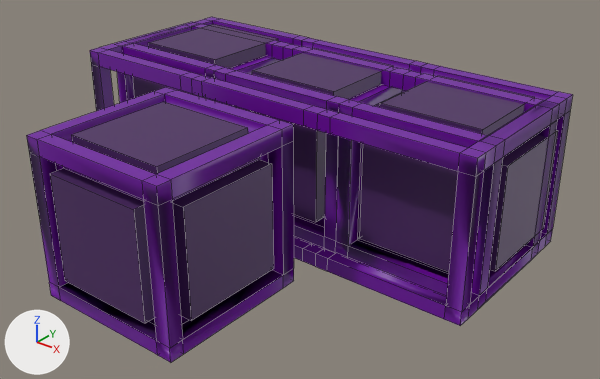
An edit to the FBX model Assets/Models/Environmental Art/3D_Models/Fall_Filled.fbx, drawn before and after from the same camera.
Rendered twice from a 50 mm camera at (3.78, -5.0, 2.57) aimed at (0.31, -0.67, -0.12). Arrows for +X, +Y and +Z are at lower left; the lights stay in place. Mesh edges are drawn as thin lines. Where no turn or scale is listed for an object, it has been applied to the vertices.

In view in the first picture: '1', '1.002', '1.003', '1.004', '2', '3', '4'.
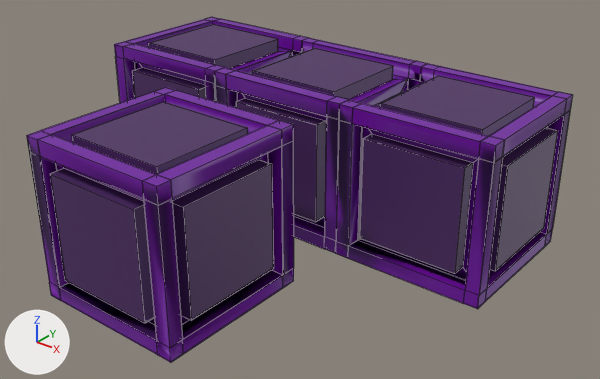
Boxes (x1, y1, x2, y2) around the edits, measured in the pictures (600 x 379 px):
```json
{"object": "1.003", "change": "reshaped", "before": [335, 64, 573, 295], "after": [335, 64, 573, 309], "on screen": "6% taller"}
{"object": "1.004", "change": "reshaped", "before": [214, 38, 428, 252], "after": [214, 38, 428, 253]}
{"object": "2", "change": "deleted", "before": [316, 71, 559, 326], "on screen": "purple"}
{"object": "1.002", "change": "reshaped", "before": [117, 17, 308, 103], "after": [114, 17, 308, 103]}
{"object": "4", "change": "deleted", "before": [191, 44, 410, 267], "on screen": "purple"}
{"object": "3", "change": "deleted", "before": [90, 22, 290, 111], "on screen": "purple"}
{"part": 1, "of": "me_cube_006", "change": "added", "after": [135, 46, 299, 70]}
{"part": 2, "of": "me_cube_004", "change": "added", "after": [40, 120, 283, 287], "on screen": "purple"}
{"part": 3, "of": "me_cube_008", "change": "added", "after": [226, 75, 417, 227], "on screen": "purple"}
{"part": 4, "of": "me_cube_007", "change": "added", "after": [349, 82, 564, 280], "on screen": "purple"}
```

The change, as JSON lines over the scene's bpy script:
```json
{"block": "me_cube_008", "where": "# used by ob_1_004; location = (0.0, 0.0, 0.0)"}
{"op": "remove", "block": "me_cube_008", "code": "me_cube_008.from_pydata(...)  # 112 vertices, 123 faces; spans x -0.596..0.599, y -0.596..0.599, z -0.598..0.596"}
{"op": "add", "block": "me_cube_008", "code": "me_cube_008.from_pydata(...)  # 224 vertices, 254 faces; spans x -0.596..0.599, y -0.596..0.599, z -0.598..0.596"}
{"block": "me_cube_008", "change": "me_cube_008 part 3: 112 vertices added at x -0.592..0.599, y -0.592..0.595, z -0.594..0.592"}
{"block": "me_cube_004", "where": "# used by ob_1; location = (0.0, -1.687, 0.0)"}
{"op": "remove", "block": "me_cube_004", "code": "me_cube_004.from_pydata(...)  # 112 vertices, 133 faces; spans x -0.599..0.596, y -0.599..0.596, z -0.598..0.596"}
{"op": "add", "block": "me_cube_004", "code": "me_cube_004.from_pydata(...)  # 224 vertices, 266 faces; spans x -0.599..0.596, y -0.599..0.596, z -0.598..0.596"}
{"block": "me_cube_004", "change": "me_cube_004 part 2: a new loose piece of 112 vertices spanning x -0.595..0.592, y -0.595..0.592, z -0.594..0.592"}
{"block": "me_cube_007", "where": "# used by ob_1_003; location = (1.186, 0.0, 0.0)"}
{"op": "remove", "block": "me_cube_007", "code": "me_cube_007.from_pydata(...)  # 112 vertices, 128 faces; spans x -0.591..0.599, y -0.596..0.599, z -0.598..0.596"}
{"op": "add", "block": "me_cube_007", "code": "me_cube_007.from_pydata(...)  # 224 vertices, 260 faces; spans x -0.591..0.599, y -0.596..0.599, z -0.598..0.596"}
{"block": "me_cube_007", "change": "me_cube_007 part 4: 112 vertices added at x -0.588..0.595, y -0.592..0.595, z -0.594..0.592"}
{"block": "me_cube_006", "where": "# used by ob_1_002; location = (-1.172, 0.0, 0.0)"}
{"op": "remove", "block": "me_cube_006", "code": "me_cube_006.from_pydata(...)  # 112 vertices, 128 faces; spans x -0.599..0.587, y -0.596..0.599, z -0.596..0.598"}
{"op": "add", "block": "me_cube_006", "code": "me_cube_006.from_pydata(...)  # 224 vertices, 260 faces; spans x -0.599..0.587, y -0.596..0.599, z -0.596..0.598"}
{"block": "me_cube_006", "change": "me_cube_006 part 1: 112 vertices added at x -0.595..0.587, y -0.592..0.595, z -0.592..0.594"}
{"op": "remove", "block": "ob_3", "code": ["ob_3 = bpy.data.objects.new('3', me_cube_002)", "ob_3.location = (-1.191, -0.245, 0.0)"]}
{"op": "remove", "block": "ob_4", "code": ["ob_4 = bpy.data.objects.new('4', me_cube_003)", "ob_4.location = (0.0, -0.245, 0.0)"]}
{"op": "remove", "block": "ob_2", "code": ["ob_2 = bpy.data.objects.new('2', me_cube_001)", "ob_2.location = (1.191, -0.245, 0.0)"]}
```
